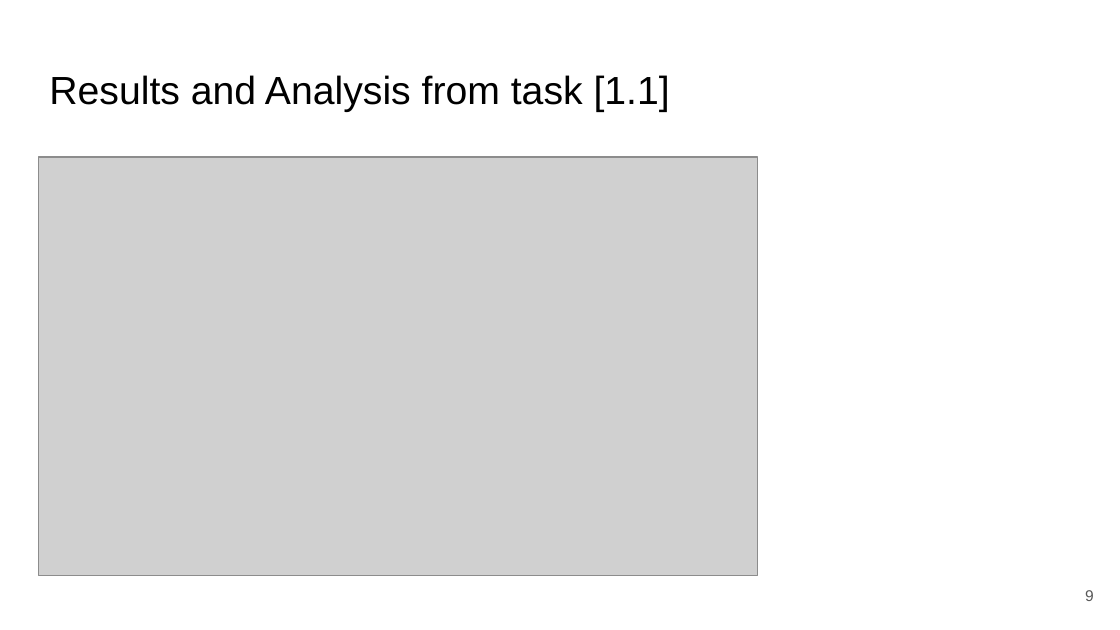
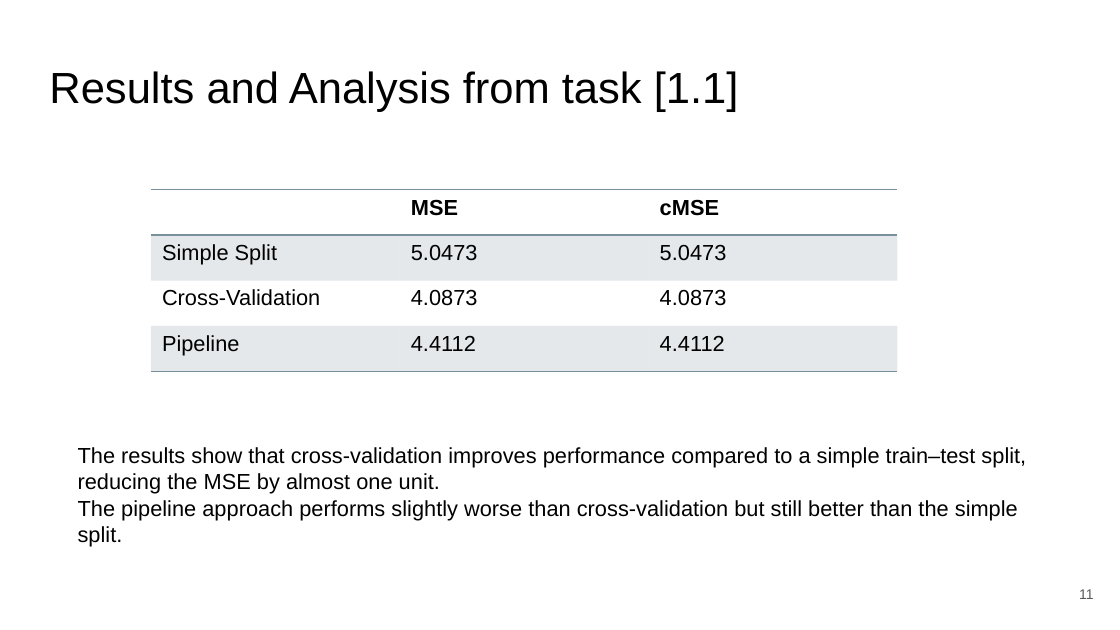
Before and after one commit to zepedrocosta/AA-Projeto2, a slide deck: slide 11 of Slides.pptx (slide 9 before the commit). Drawn at 1120x630 pixels with LibreOffice and Linux fonts; fonts in the diff are those of the drawing; grey boxes stand for pictures. Boxes give left, top, right and bottom in pixels: in the first picture for what was removed or moved away, otherwise in the second. Text is boxed around its words. In the diff, an @@ line names an element or a change of style, - is before the commit and + after.

Commit message:
plots and results for task 1

```diff
--- a/Slides.pptx
+++ b/Slides.pptx
@@ title "Results and Analysis from task ..." at [49,71,739,112]: size 25.2 to 28 pt; line spacing 1 to 0.9; vertical alignment top to middle @@
@@ picture removed at [38,157,758,576] @@
@@ table added at [151,189,897,371], 4 rows, 3 columns @@
+ | MSE | cMSE
+Simple Split | 5.0473 | 5.0473
+Cross-Validation | 4.0873 | 4.0873
+Pipeline | 4.4112 | 4.4112
@@ text added at [78,447,1026,546], 14 pt, text #000000 @@
+The results show that cross-validation improves performance compared to a simple train–test split, reducing the MSE by almost one unit.
+The pipeline approach performs slightly worse than cross-validation but still better than the simple split.
@@ page number at [1079,589,1094,599]: text changed; size 10 to 9 pt @@
-9
+11
```
Also in this commit, not shown: 5 other slides changed.
